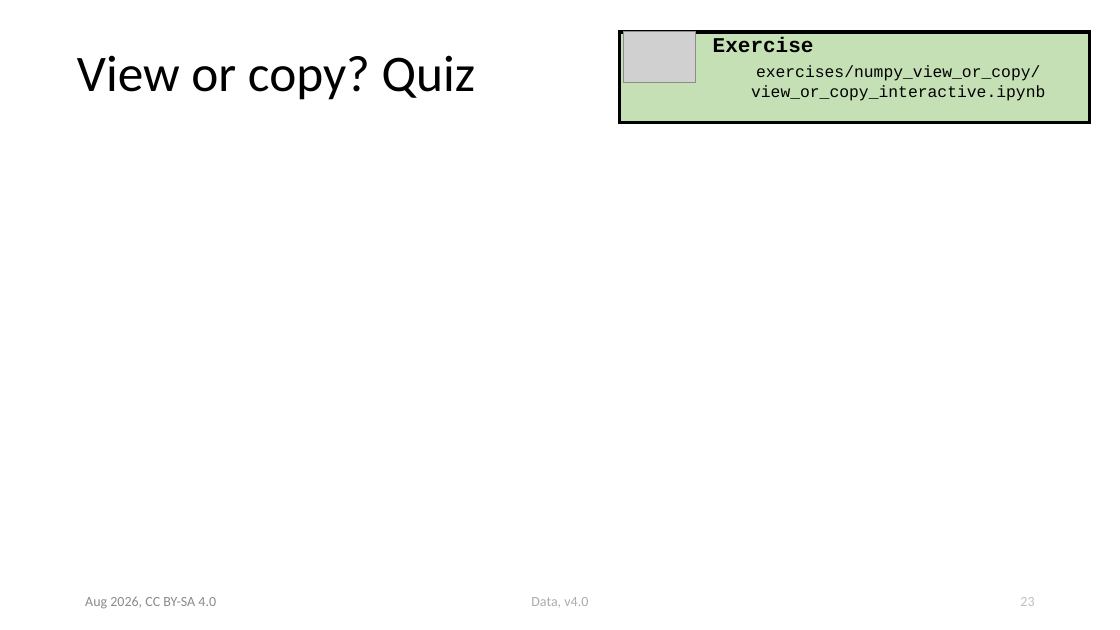
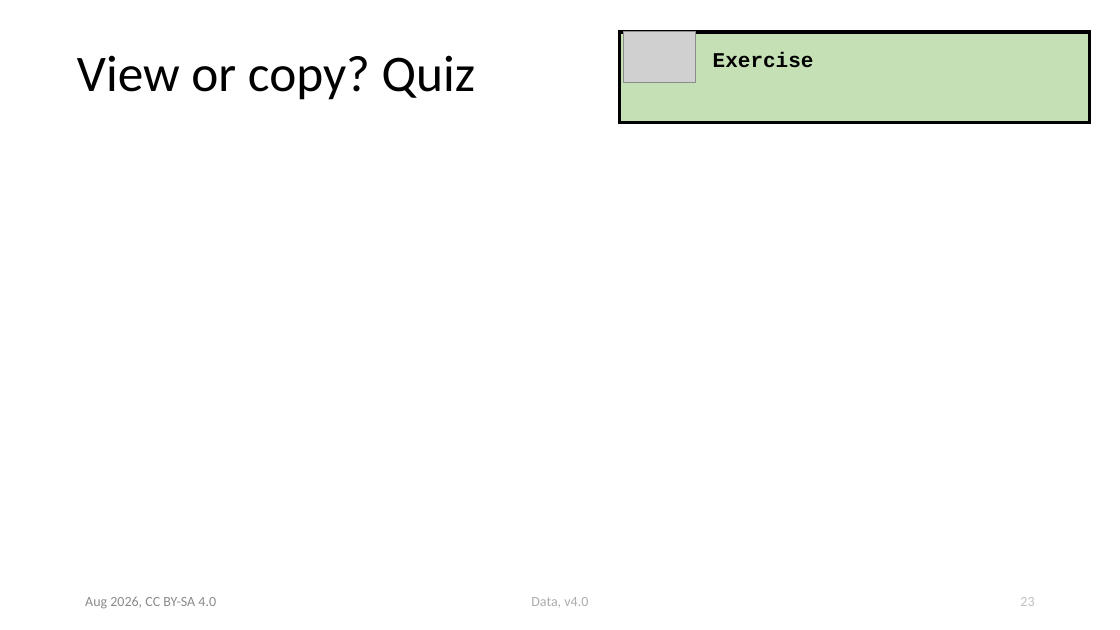
Before and after one commit to ASPP/data_class, a slide deck: slide 23 of numpy.pptx. Drawn at 1120x630 pixels with LibreOffice and Linux fonts; fonts in the diff are those of the drawing; grey boxes stand for pictures. Boxes give left, top, right and bottom in pixels: in the first picture for what was removed or moved away, otherwise in the second. Text is boxed around its words. In the diff, an @@ line names an element or a change of style, - is before the commit and + after.

Commit message:
NumPy slides iteration: physical exercise, remove "numpy view" as misleading

```diff
--- a/numpy.pptx
+++ b/numpy.pptx
@@ text "Exercise": place and size @@
-text "Exercise" at [713,37,814,53]
+text "Exercise" at [713,52,814,68]
@@ text removed at [751,65,1045,101] @@
-exercises/numpy_view_or_copy/
-view_or_copy_interactive.ipynb
```
Also in this commit, not shown: 9 other slides changed, 1 other file.
